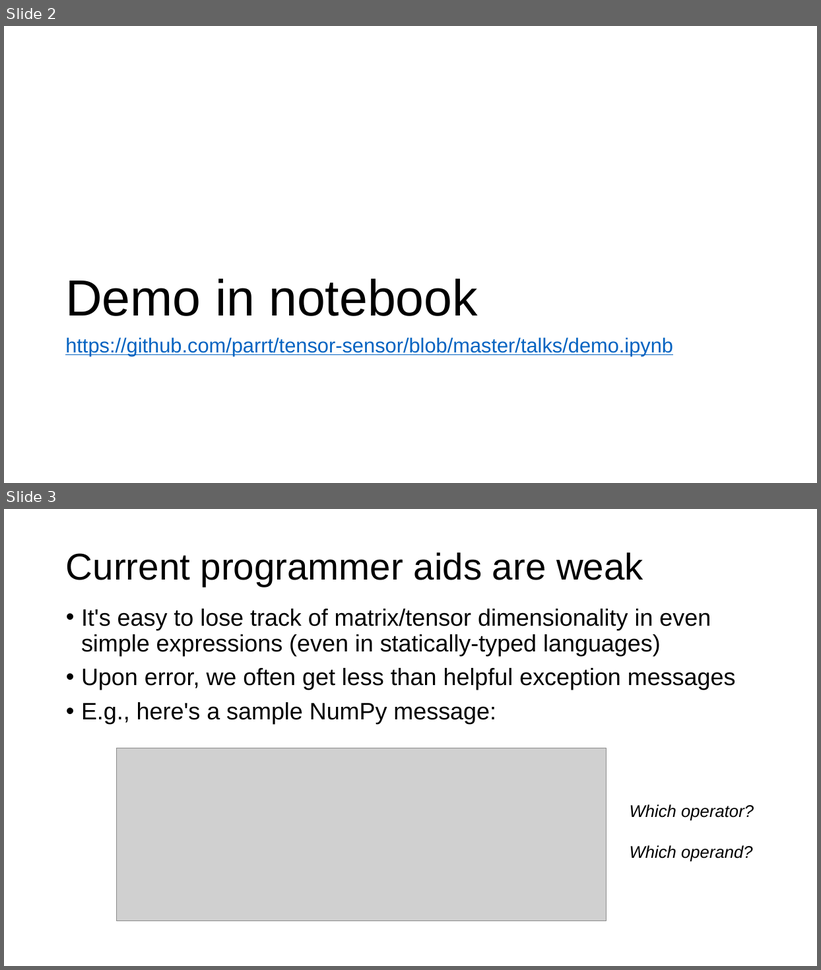
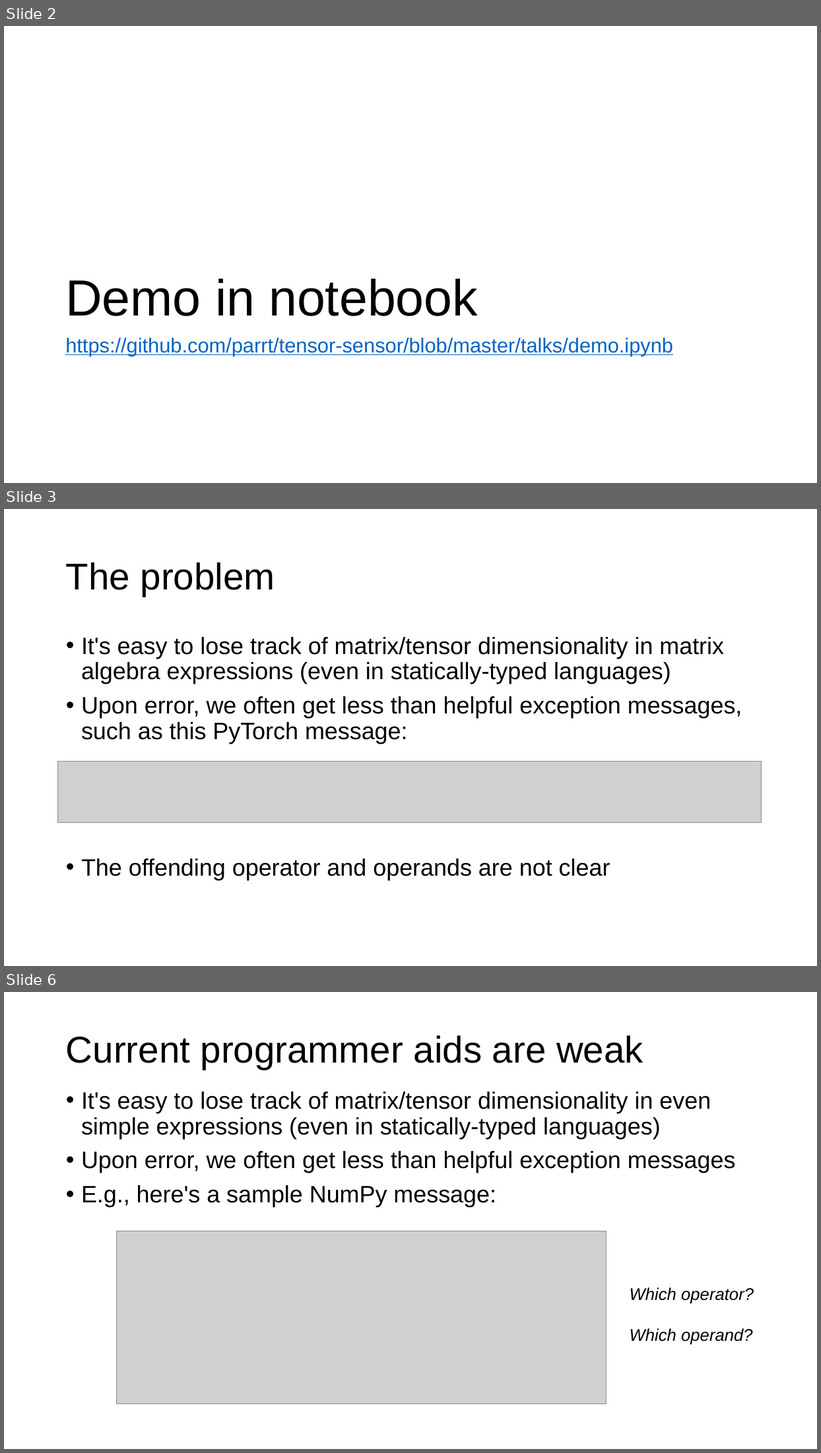
Before and after one commit to parrt/tensor-sensor, a slide deck: talks/tensor-sensor.pptx. Shown one above the other, each under a label of ours: slides 2 and 3 before the commit, slides 2, 3 and 6 after it; the slides between them are not shown. The pictures are 821x970 and 821x1453 pixels, drawn with LibreOffice and Linux fonts; fonts in the diff are those of the drawing; grey boxes stand for pictures; background and template pictures are left out. Boxes give left, top, right and bottom in pixels: in the first picture for what was removed or moved away, otherwise in the second. Text is boxed around its words. In the diff, an @@ line names an element or a change of style, - is before the commit and + after.

Commit message:
update talk

```diff
--- a/talks/tensor-sensor.pptx
+++ b/talks/tensor-sensor.pptx
@@ slide 3 added at box(4, 509, 817, 966), background #FFFFFF @@
@@ title added at box(66, 562, 275, 596), 44 pt, text #000000 @@
+The problem
@@ text added at box(81, 637, 743, 881), 28 pt, text #000000 @@
+• It's easy to lose track of matrix/tensor dimensionality in matrix algebra expressions (even in statically-typed languages)
+• Upon error, we often get less than helpful exception messages, such as this PyTorch message:
+• The offending operator and operands are not clear
@@ picture added at box(57, 762, 761, 823) @@
@@ what was slide 3 is now slide 6 @@
```
Also in this commit, not shown: 2 other slides added, 1 other file.
